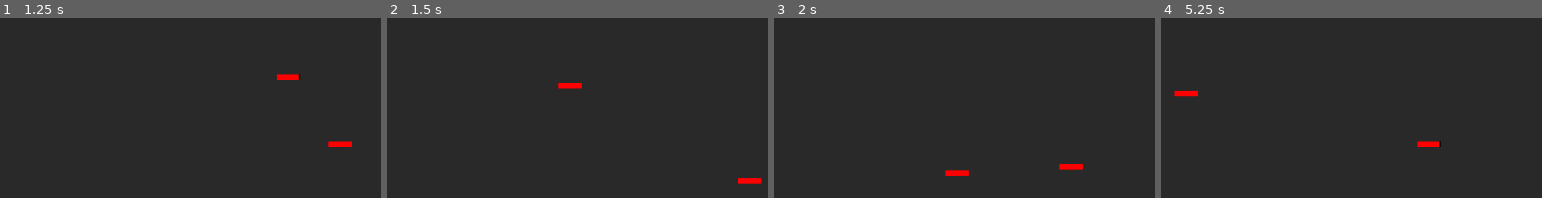
Above: before the commit, frames 1-4 (left to right).
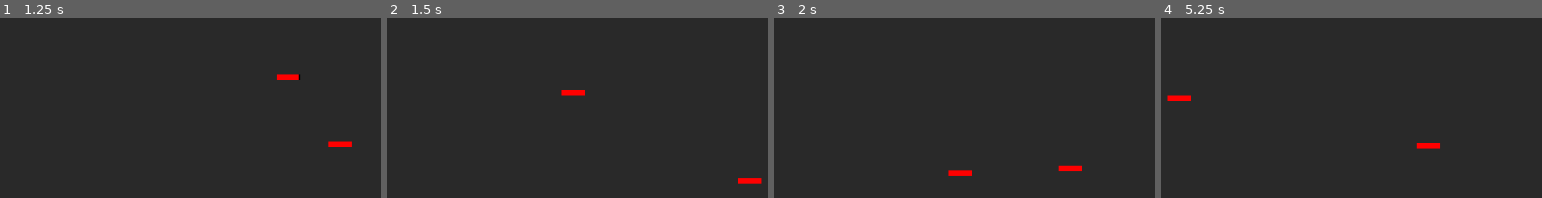
Above: after the commit, the same moments.

Repository: James-Fraser-Jones/scratch
Game: Godot game, scene res://scenes/main/main.tscn
Same seed, same stepped clock (60 frames per second), same inputs: the game is played once before the commit and once after it.
Inputs (mouse positions are in pixels of both pictures, inside the frame that each line leads up to):
- Up to frame 1 (1.25 s): tap Enter at 0.5 s; move the mouse to (320, 91) at 0.52 s; press the mouse at (320, 91) at 0.53 s; hold D (right) from 0.53 s (still down); tap P (spawn) at 0.8 s
- Up to frame 2 (1.5 s): tap R (restart) at 1.25 s; move the mouse to (outside the picture) at 1.27 s; release D (right) at 1.28 s; release the mouse at (outside the picture) at 1.28 s; hold S (down) from 1.28 s (still down); tap P (spawn) at 1.35 s
- Up to frame 3 (2 s): keep holding S (down); click (outside the picture) at 1.55 s
- Up to frame 4 (5.25 s): move the mouse to (outside the picture) at 2.02 s; release S (down) at 2.03 s; press the mouse at (outside the picture) at 2.03 s; hold D (right) 2.03-2.78 s; tap P (spawn) at 2.3, 2.85, 3.8, 4.35 s; move the mouse to (outside the picture) at 2.77 s; release the mouse at (outside the picture) at 2.78 s; hold W (up) 2.78-3.53 s; click (outside the picture) at 3.05 s; move the mouse to (outside the picture) at 3.52 s; press the mouse at (outside the picture) at 3.53 s; hold A (left) 3.53-5.03 s; tap R (restart) at 4.15 s; move the mouse to (outside the picture) at 4.27 s; release the mouse at (outside the picture) at 4.28 s; click (outside the picture) at 4.55 s; move the mouse to (1343, 115) at 5.02 s; press the mouse at (1343, 115) at 5.03 s; hold S (down) from 5.03 s (still down)

Frame 1 is identical in both runs. In frame 2, 0.4% of the frame differs, in the area x 44-52%, y 36-44%; in frame 3, 0.2%; in frame 4, 0.5%, in the area x 1-74%, y 40-73%.

Commit message:
a lot of code cleanup

Diff:
--- a/scenes/main/Bullet.gd
+++ b/scenes/main/Bullet.gd
@@ -14,7 +14,7 @@
 	cur_time += delta
 	if cur_time > max_time:
 		queue_free()
-	position += Vector2.UP.rotated(transform.get_rotation()) * speed * delta
+	position += Vector2.UP.rotated(transform.get_rotation()) * speed * delta #don't use rotation like this, just use a script variable
 
 func _collision(body):
 	if body.is_in_group(group):
--- a/scenes/main/Enemy.gd
+++ b/scenes/main/Enemy.gd
@@ -1,12 +1,7 @@
 extends KinematicBody2D
 
 var rng = RandomNumberGenerator.new()
-
 var bullet_scene = preload("res://scenes/bullet.tscn")
-
-var nav : Navigation2D
-var player : KinematicBody2D
-var main : Node2D
 
 export var speed : int = 350
 export var attack_speed : float = 3
@@ -15,40 +10,56 @@
 var health : int = 100
 var attack_cur : float = -1
 
+var main : Node2D
+var player : KinematicBody2D
+var nav : Navigation2D
+
 func _ready():
 	rng.randomize()
+	main = get_parent()
 	nav = $"../nav"
 	player = $"../player"
-	main = get_parent()
 
 func _physics_process(delta):
+	shoot_timer(delta)
+	control(delta)
+
+func shoot_timer(delta):
 	if attack_cur >= 0:
 		attack_cur += delta
 		if attack_cur > 1/attack_speed:
 			attack_cur = -1
-
-	if is_instance_valid(player):
-		if attack_cur == -1:
-			var bullet = bullet_scene.instance()
-			var space_state = get_world_2d().direct_space_state
-			var result = space_state.intersect_ray(position, player.position, [self])
-			if result and result.collider == player:
-				var angle = (player.position - position).angle()
-				bullet.rotation = angle + PI/2 + rng.randf_range(-attack_spread/2, attack_spread/2)
-				bullet.position = position
-				bullet.group = "players"
-				bullet.collision_mask = 3 #walls and players
-				main.add_child(bullet)
-				attack_cur = 0
-
-		var nav_pos = nav.get_simple_path(position, player.position)[1]
-		var movement = (nav_pos - position).normalized() * speed * delta
-		var collision = move_and_collide(movement)
-		if collision:
-			move_and_collide(collision.remainder.slide(collision.normal))
 
 func hurt(damage):
 	health -= damage
 	$health_bar.value = health
 	if health <= 0:
 		queue_free()
+
+func shoot(shoot_vec): #this is different from player version due to different group and collision mask
+	if attack_cur == -1:
+		var bullet = bullet_scene.instance()
+		var angle = shoot_vec.angle()
+		bullet.rotation = angle + PI/2 + rng.randf_range(-attack_spread/2, attack_spread/2)
+		bullet.position = position
+		bullet.group = "players" #don't bother with a group like this, just get bullet to check whether "hurt" method exists
+		bullet.collision_mask = 3 #walls and players
+		main.add_child(bullet)
+		attack_cur = 0
+
+func move(move_vec):
+	var collision = move_and_collide(move_vec)
+	if collision:
+		move_and_collide(collision.remainder.slide(collision.normal))
+
+func control(delta):
+	if is_instance_valid(player):
+		var space_state = get_world_2d().direct_space_state
+		var result = space_state.intersect_ray(position, player.position, [self])
+		if result and result.collider == player:
+			var shoot_vec = player.position - position
+			shoot(shoot_vec)
+
+		var nav_pos = nav.get_simple_path(position, player.position)[1]
+		var move_vec = (nav_pos - position).normalized() * speed * delta
+		move(move_vec)
--- a/scenes/main/main.gd
+++ b/scenes/main/main.gd
@@ -1,7 +1,14 @@
 extends Node2D
 
-func _process(_delta):
-	if Input.is_action_pressed("exit"):
+var enemy_scene = preload("res://scenes/enemy.tscn")
+
+func _input(event):
+	if event.is_action_pressed("exit"):
 		get_tree().quit()
-	if Input.is_action_pressed("restart"):
+	if event.is_action_pressed("restart"):
 		get_tree().change_scene("res://scenes/main/main.tscn")
+	if event.is_action_pressed("spawn"):
+		var enemy = enemy_scene.instance()
+		enemy.position = Vector2(600, 250)
+		enemy.add_to_group("enemies")
+		add_child(enemy)
--- a/scenes/main/player.gd
+++ b/scenes/main/player.gd
@@ -2,7 +2,6 @@
 
 var rng = RandomNumberGenerator.new()
 var bullet_scene = preload("res://scenes/bullet.tscn")
-var enemy_scene = preload("res://scenes/enemy.tscn")
 
 export var speed : int = 500
 export var attack_speed : float = 15
@@ -14,26 +13,29 @@
 var main : Node2D
 
 func _ready():
+	rng.randomize()
 	main = get_parent()
-	rng.randomize()
-
-func _input(event):
-	if event.is_action_pressed("spawn"):
-		var enemy = enemy_scene.instance()
-		enemy.position = Vector2(600, 250)
-		enemy.add_to_group("enemies")
-		main.add_child(enemy)
 
 func _physics_process(delta):
+	shoot_timer(delta)
+	control(delta)
+
+func shoot_timer(delta):
 	if attack_cur >= 0:
 		attack_cur += delta
 		if attack_cur > 1/attack_speed:
 			attack_cur = -1
 
-	if attack_cur == -1 && Input.is_action_pressed("shoot"):
+func hurt(damage):
+	health -= damage
+	$health_bar.value = health
+	if health <= 0:
+		queue_free()
+
+func shoot(shoot_vec):
+	if attack_cur == -1:
 		var bullet = bullet_scene.instance()
-		var mouse_pos = get_global_mouse_position()
-		var angle = (mouse_pos - position).angle()
+		var angle = shoot_vec.angle()
 		bullet.rotation = angle + PI/2 + rng.randf_range(-attack_spread/2, attack_spread/2)
 		bullet.position = position
 		bullet.group = "enemies"
@@ -41,10 +43,17 @@
 		main.add_child(bullet)
 		attack_cur = 0
 
-	var move : Vector2 = lrud() * speed * delta
-	var collision = move_and_collide(move)
+func move(move_vec):
+	var collision = move_and_collide(move_vec)
 	if collision:
 		move_and_collide(collision.remainder.slide(collision.normal))
+
+func control(delta):
+	if Input.is_action_pressed("shoot"):
+		var shoot_vec = get_global_mouse_position() - position
+		shoot(shoot_vec)
+	var move_vec = lrud() * speed * delta
+	move(move_vec)
 
 func lrud() -> Vector2:
 	var input : Vector2 = Vector2.ZERO
@@ -57,24 +66,3 @@
 	if Input.is_action_pressed('down'):
 		input.y += 1
 	return input.normalized()
-
-func hurt(damage):
-	health -= damage
-	$health_bar.value = health
-	if health <= 0:
-		queue_free()
-
-
-#
-#func _init():
-#	var HurtTimer = Timer.new()
-#	add_child(HurtTimer)
-#	HurtTimer.autostart = true
-#	HurtTimer.wait_time = 1
-#	HurtTimer.connect("timeout", self, "hurt_time")
-#
-#func _ready():
-#	rng.randomize()
-#
-#func hurt_time():
-#	hurt(rng.randi_range(0, 30))
